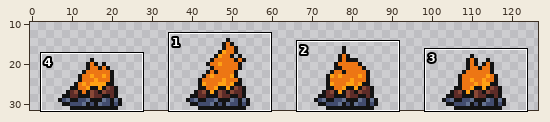
Two versions of one sprite sheet, img/misc/campfire.png. The first picture is a wide view before the edit; the outline marks the close-up.
Close-up. As it was:
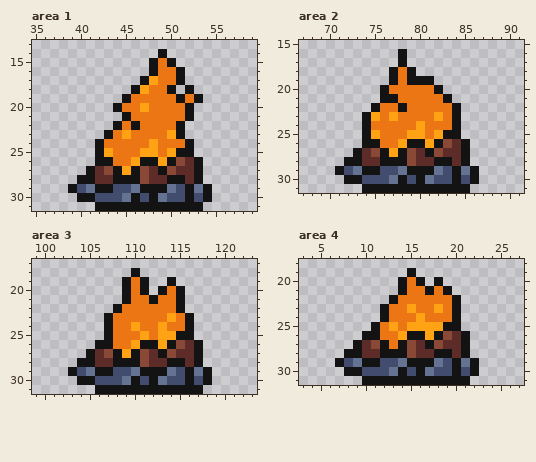
The file is 512x128 pixels, drawn in blocks of 4x4; one block is one cell here. Shown: area 1: x 35..59, y 13..31; area 2: x 67..91, y 15..31; area 3: x 99..123, y 17..31; area 4: x 3..27, y 18..31. The wide view leaves out empty margins.
New version:
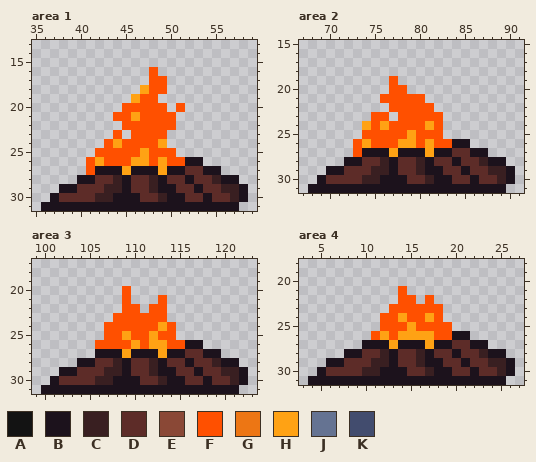
Palette (. is transparent): A #131313  B #1c121c  C #391f21  D #5d2c28  E #8a4836  F #ff5000  G #ed7614  H #ffa214  J #657392  K #424c6e
Changes in this commit:
Changed rows in their new state; - is an unchanged pixel.
Area 1:
first column x 36:
14 -------------.---------
15 ------------...--------
16 ------------F...-------
17 -----------.FF..-------
18 ----------.-FF.-.------
19 ---------.HFF.....-----
20 --------.FFFFF.F.------
21 --------FFHFFFF..------
22 --------.FFFFFF.-------
23 -------.F.FFFF..-------
24 ------.FHFFFFH...------
25 ------FFFFF-FFF..------
26 -----FHFFF-HF-FFBB-----
27 -----FBBB-BBBHBB-DBB---
28 ----BB--CBDDCBDDBDDCBB-
29 --BBDDDCCBDDCBBDDBDDCCB
30 -BDDDDCCBBBDDCBBDDBDDCB
31 BBBBBBBBBBBBBBBBBBBBBB-
Area 2:
first column x 68:
16 ----------.------------
17 ----------.------------
18 ---------...-----------
19 ---------F....---------
20 --------.FF....--------
21 --------FFFFF...-------
22 -------..FFFFF...------
23 ------.FF.FFFFF..------
24 ------HFHFFFFHF..------
25 ------FFFFF-FFF..------
26 -----FHFFF-HF-FFBB-----
27 -----FBBB-BBBHBB-DBB---
28 ----BB--CBDDCBDDBDDCBB-
29 --BBDDDCCBDDCBBDDBDDCCB
30 -BDDDDCCBBBDDCBBDDBDDCB
31 BBBBBBBBBBBBBBBBBBBBBB-
Area 3:
first column x 100:
18 ----------.------------
19 ---------...--.--------
20 ---------F..-...-------
21 ---------F...F..-------
22 --------.FF.FF..-------
23 -------.FFFFFF...------
24 -------FFFFFF-F..------
25 -------FFHFFHFF..------
26 ------FFFF-FH-FFBB-----
27 -----.BBB-BBBHBB-DBB---
28 ----BB--CBDDCBDDBDDCBB-
29 --BBDDDCCBDDCBBDDBDDCCB
30 -BDDDDCCBBBDDCBBDDBDDCB
31 BBBBBBBBBBBBBBBBBBBBBB-
Area 4:
first column x 4:
19 -----------.-----------
20 ----------...-.--------
21 ----------F.....-------
22 ---------.FF.F...------
23 --------.FFFFFF..------
24 --------FFHFFHF..------
25 -------.FFF-FFFF.------
26 ------.FHF-HH-FFBB-----
27 -----.BBBHBBBHBB-DBB---
28 ----BB--CBDDCBDDBDDCBB-
29 --BBDDDCCBDDCBBDDBDDCCB
30 -BDDDDCCBBBDDCBBDDBDDCB
31 BBBBBBBBBBBBBBBBBBBBBB-
